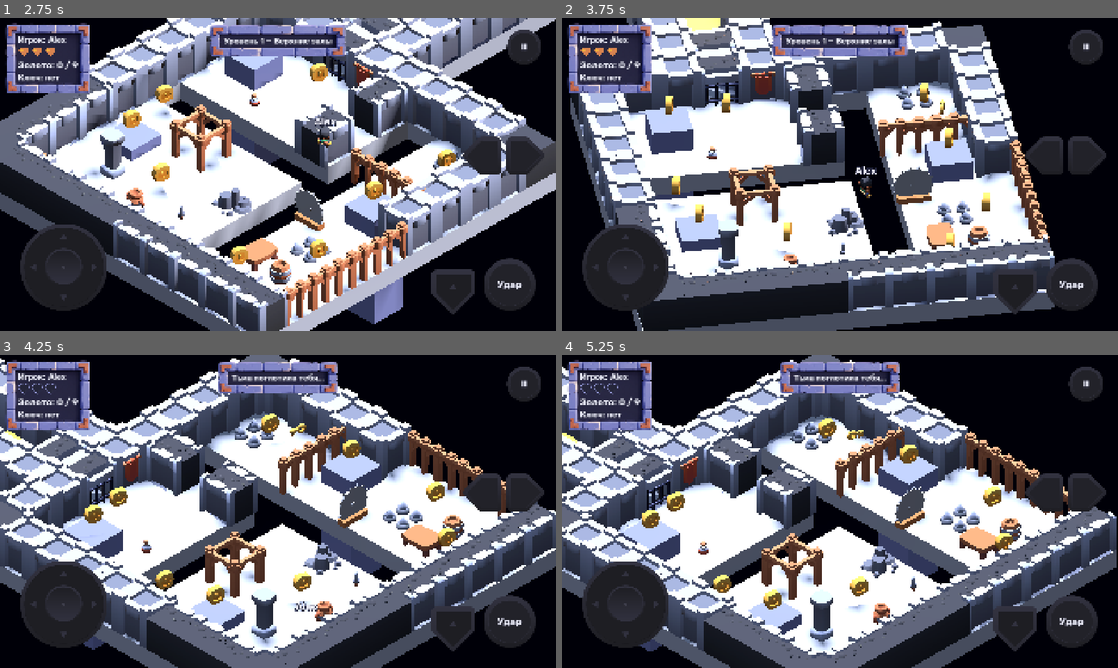
Above: before the commit, frames 1-4 (two rows, left to right).
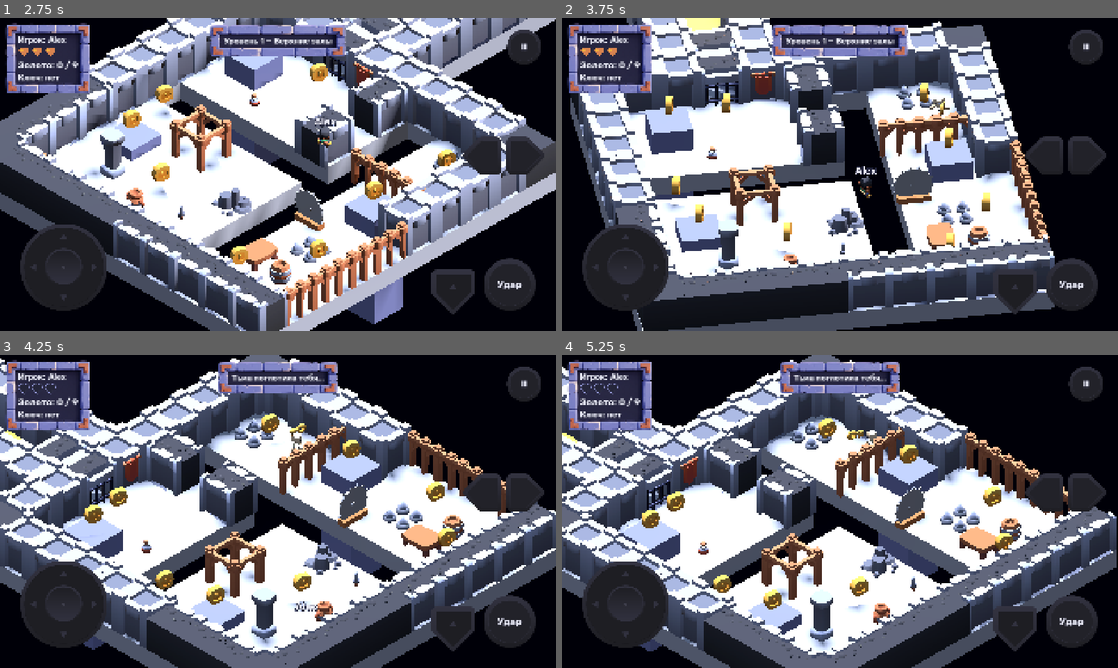
Above: after the commit, the same moments.

Repository: farikgg/godot_assignment
Game: Godot game, scene res://scenes/main_menu.tscn
Two runs of this game, one before a commit and one after it. Both use one fixed random seed, a clock stepped at 60 frames per second and the inputs below.
Inputs (mouse positions are in pixels of both pictures, inside the frame that each line leads up to):
- Up to frame 1 (2.75 s): click (278, 177) at 0.52 s; type "Alex" at 0.6 s; click "Спуститься" at 1.25 s; move the mouse to (400, 158) at 2.02 s; hold D (move_right) from 2.03 s (still down); hold J (attack) from 2.03 s (still down); click (400, 158) at 2.17 s; tap Space (jump) at 2.27 s
- Up to frame 2 (3.75 s): release D (move_right) at 2.75 s; release J (attack) at 2.75 s; drag from (728, 190) to (812, 237) at 2.77 s; move the mouse to (895, 105) at 3.52 s; hold D (move_right) from 3.53 s (still down); hold Q (camera_left) from 3.53 s (still down)
- Up to frame 3 (4.25 s): keep holding D (move_right); keep holding Q (camera_left); tap J (attack) at 3.8 s
- Up to frame 4 (5.25 s): release D (move_right) at 4.25 s; release Q (camera_left) at 4.25 s; drag from (812, 574) to (673, 464) at 4.27 s; move the mouse to (1006, 558) at 5.02 s; hold A (move_left) from 5.03 s (still down); hold J (attack) from 5.03 s (still down)

Frame 1 is identical in both runs. In frame 2, less than 0.1% of the frame differs, in the area x 66-70%, y 25-32%; in frame 3, less than 0.1%, in the area x 52-56%, y 24-31%; in frame 4, less than 0.1%.

Commit message:
Midterm 2A: Minion with EnemyData (skeleton, zombie, vampire) on levels 1 and 2
Co-Authored-By: Claude Opus 5.5 <noreply@anthropic.com>

Diff:
--- /dev/null
+++ b/resources/enemies/skeleton.tres
@@ -0,0 +1,19 @@
+[gd_resource type="Resource" script_class="EnemyData" format=3]
+
+[ext_resource type="Script" path="res://scripts/data/enemy_data.gd" id="1_script"]
+[ext_resource type="PackedScene" path="res://assets/Map/character-skeleton.glb" id="2_model"]
+
+[resource]
+script = ExtResource("1_script")
+display_name = "Скелет"
+model = ExtResource("2_model")
+model_scale = 1.4
+max_hp = 2
+walk_speed = 1.6
+run_speed = 3.2
+sight_radius = 6.0
+lose_radius = 9.0
+attack_range = 1.0
+attack_damage = 1
+attack_windup = 0.5
+attack_cooldown = 1.0
--- /dev/null
+++ b/resources/enemies/vampire.tres
@@ -0,0 +1,19 @@
+[gd_resource type="Resource" script_class="EnemyData" format=3]
+
+[ext_resource type="Script" path="res://scripts/data/enemy_data.gd" id="1_script"]
+[ext_resource type="PackedScene" path="res://assets/Map/character-vampire.glb" id="2_model"]
+
+[resource]
+script = ExtResource("1_script")
+display_name = "Вампир"
+model = ExtResource("2_model")
+model_scale = 1.4
+max_hp = 1
+walk_speed = 2.2
+run_speed = 4.2
+sight_radius = 9.0
+lose_radius = 12.0
+attack_range = 1.0
+attack_damage = 1
+attack_windup = 0.35
+attack_cooldown = 0.9
--- /dev/null
+++ b/resources/enemies/zombie.tres
@@ -0,0 +1,19 @@
+[gd_resource type="Resource" script_class="EnemyData" format=3]
+
+[ext_resource type="Script" path="res://scripts/data/enemy_data.gd" id="1_script"]
+[ext_resource type="PackedScene" path="res://assets/Map/character-zombie.glb" id="2_model"]
+
+[resource]
+script = ExtResource("1_script")
+display_name = "Зомби"
+model = ExtResource("2_model")
+model_scale = 1.4
+max_hp = 3
+walk_speed = 1.0
+run_speed = 1.8
+sight_radius = 5.0
+lose_radius = 8.0
+attack_range = 1.0
+attack_damage = 1
+attack_windup = 0.7
+attack_cooldown = 1.4
--- /dev/null
+++ b/scenes/enemies/minion.tscn
@@ -0,0 +1,26 @@
+[gd_scene format=3]
+
+[ext_resource type="Script" path="res://scripts/enemies/minion.gd" id="1_script"]
+[ext_resource type="Script" path="res://scripts/health.gd" id="2_health"]
+[ext_resource type="Resource" path="res://resources/enemies/skeleton.tres" id="3_data"]
+
+[sub_resource type="CapsuleShape3D" id="CapsuleShape3D_body"]
+radius = 0.3
+height = 1.1
+
+[node name="Minion" type="CharacterBody3D"]
+script = ExtResource("1_script")
+data = ExtResource("3_data")
+
+[node name="CollisionShape3D" type="CollisionShape3D" parent="."]
+transform = Transform3D(1, 0, 0, 0, 1, 0, 0, 0, 1, 0, 0.55, 0)
+shape = SubResource("CapsuleShape3D_body")
+
+[node name="Visual" type="Node3D" parent="."]
+
+[node name="Health" type="Node" parent="."]
+script = ExtResource("2_health")
+max_hp = 2
+invincible_time = 0.3
+blink_interval = 0.06
+blink_target = NodePath("../Visual")
--- a/scenes/levels/level_1.tscn
+++ b/scenes/levels/level_1.tscn
@@ -34,6 +34,8 @@
 [ext_resource type="PackedScene" path="res://scenes/props/platform_block.tscn" id="t_block"]
 [ext_resource type="PackedScene" path="res://scenes/props/kill_zone.tscn" id="t_kill"]
 [ext_resource type="PackedScene" path="res://scenes/pickups/potion_pickup.tscn" id="t_potion"]
+[ext_resource type="PackedScene" path="res://scenes/enemies/minion.tscn" id="minion"]
+[ext_resource type="Resource" path="res://resources/enemies/skeleton.tres" id="data_skeleton"]
 
 [node name="Main" type="Node3D" unique_id=1563209637]
 script = ExtResource("1_0cso3")
@@ -290,6 +292,11 @@
 
 [node name="Saw" parent="Enemies" unique_id=1584203317 instance=ExtResource("j_saw")]
 transform = Transform3D(1, 0, 0, 0, 1, 0, 0, 0, 1, 4.66895, 0.1, 1.33)
+[node name="Skeleton" parent="Enemies" instance=ExtResource("minion")]
+transform = Transform3D(1, 0, 0, 0, 1, 0, 0, 0, 1, 7.8, 0.1, -3.6)
+data = ExtResource("data_skeleton")
+patrol_offset = Vector3(0, 0, -3.0)
+
 
 [node name="SwordPickup" parent="." unique_id=1771300090 instance=ExtResource("s_sword_pickup")]
 transform = Transform3D(1, 0, 0, 0, 1, 0, 0, 0, 1, 0.45283628, 0.8, 5.7723536)
--- a/scenes/levels/level_2.tscn
+++ b/scenes/levels/level_2.tscn
@@ -29,6 +29,10 @@
 [ext_resource type="PackedScene" path="res://scenes/ui/touch_controls.tscn" id="touch"]
 [ext_resource type="PackedScene" path="res://scenes/systems/camera_rig.tscn" id="camera"]
 [ext_resource type="PackedScene" path="res://scenes/ui/pause_menu.tscn" id="pause"]
+[ext_resource type="PackedScene" path="res://scenes/enemies/minion.tscn" id="minion"]
+[ext_resource type="Resource" path="res://resources/enemies/skeleton.tres" id="data_skeleton"]
+[ext_resource type="Resource" path="res://resources/enemies/vampire.tres" id="data_vampire"]
+[ext_resource type="Resource" path="res://resources/enemies/zombie.tres" id="data_zombie"]
 
 [node name="Main" type="Node3D"]
 script = ExtResource("level")
@@ -110,6 +114,21 @@
 
 [node name="SawPatrol" parent="Enemies" instance=ExtResource("saw_patrol")]
 transform = Transform3D(1, 0, 0, 0, 1, 0, -0, 0, 1, 7.4, 0.1, 0.5)
+[node name="Skeleton" parent="Enemies" instance=ExtResource("minion")]
+transform = Transform3D(1, 0, 0, 0, 1, 0, 0, 0, 1, 12.5, 0.1, -1.5)
+data = ExtResource("data_skeleton")
+patrol_offset = Vector3(0, 0, 3.0)
+
+[node name="Zombie" parent="Enemies" instance=ExtResource("minion")]
+transform = Transform3D(1, 0, 0, 0, 1, 0, 0, 0, 1, 22.5, 0.1, 1.5)
+data = ExtResource("data_zombie")
+patrol_offset = Vector3(5.0, 0, 0)
+
+[node name="Vampire" parent="Enemies" instance=ExtResource("minion")]
+transform = Transform3D(1, 0, 0, 0, 1, 0, 0, 0, 1, 39.5, 0.1, 1.0)
+data = ExtResource("data_vampire")
+patrol_offset = Vector3(-4.0, 0, 0)
+
 
 [node name="Spawner" parent="." instance=ExtResource("spawner_cave_in")]
 transform = Transform3D(1, 0, 0, 0, 1, 0, -0, 0, 1, 25.2, 0, 4)
--- /dev/null
+++ b/scripts/data/enemy_data.gd
@@ -0,0 +1,27 @@
+class_name EnemyData
+extends Resource
+## Stats and model of one kind of rank-and-file enemy (skeleton, zombie, vampire…).
+
+@export var display_name: String
+@export var model: PackedScene
+## Uniform scale of the model inside the enemy's Visual node.
+@export var model_scale: float = 1.4
+@export var max_hp: int = 2
+
+@export_group("Movement")
+@export var walk_speed: float = 1.5
+@export var run_speed: float = 3.0
+
+@export_group("Senses")
+## Starts the chase when the hero is this close and in plain view.
+@export var sight_radius: float = 6.0
+## Gives up and returns to patrol when the hero is farther than this.
+@export var lose_radius: float = 9.0
+
+@export_group("Attack")
+@export var attack_range: float = 1.0
+@export var attack_damage: int = 1
+## Wind-up before the blow lands, seconds (the attack clip is slowed to match).
+@export var attack_windup: float = 0.5
+## Pause after the blow before the next decision, seconds.
+@export var attack_cooldown: float = 1.0
--- /dev/null
+++ b/scripts/enemies/minion.gd
@@ -0,0 +1,179 @@
+class_name Minion
+extends Enemy
+## Rank-and-file enemy driven by EnemyData. PATROL between two points → CHASE once the hero is
+## within sight_radius and in plain view → ATTACK in attack_range (wind-up, blow, cooldown) →
+## back to PATROL beyond lose_radius. Never walks off a ledge: with no floor ahead it stands still.
+
+enum State { PATROL, CHASE, ATTACK, DEAD }
+
+@export var data: EnemyData
+## Second patrol point relative to the start position (the first one is the start).
+@export var patrol_offset: Vector3 = Vector3(4.0, 0.0, 0.0)
+@export_file("*.ogg", "*.wav") var alert_sound_path: String = ""
+## How far ahead the ledge probe looks, and how deep a step down still counts as floor.
+@export var ledge_probe_distance: float = 0.5
+@export var max_step_down: float = 0.6
+## Patrol turns back after making no headway for this long (a crate or a wall in the way).
+@export var stuck_time: float = 1.0
+
+var state: State = State.PATROL
+var _home: Vector3
+var _patrol_index: int = 1
+var _timer: Timer
+var _struck: bool = false
+var _stuck_left: float = 0.0
+var _alert: AudioStream
+
+func _ready() -> void:
+	if data == null:
+		push_error("Minion %s: no EnemyData, using defaults" % name)
+		data = EnemyData.new()
+	_build_model()
+	health.max_hp = data.max_hp
+	health.current = data.max_hp
+	super._ready()
+	_home = global_position
+	_alert = Sfx.load_stream(alert_sound_path)
+	_timer = Timer.new()
+	_timer.one_shot = true
+	_timer.timeout.connect(_on_timer)
+	add_child(_timer)
+	_change_state(State.PATROL)
+
+func patrol_point(index: int) -> Vector3:
+	return _home if index == 0 else _home + patrol_offset
+
+func _build_model() -> void:
+	if data.model == null:
+		push_error("Minion %s: EnemyData has no model" % name)
+		return
+	var model: Node3D = data.model.instantiate() as Node3D
+	model.name = "Model"
+	visual.add_child(model)
+	visual.scale = Vector3.ONE * data.model_scale
+
+func _think(delta: float) -> void:
+	var hero: Node3D = get_live_hero()
+	desired_velocity = Vector3.ZERO
+	match state:
+		State.PATROL:
+			if hero != null and can_see(hero):
+				_change_state(State.CHASE)
+				return
+			var to_goal: Vector3 = patrol_point(_patrol_index) - global_position
+			to_goal.y = 0.0
+			if to_goal.length() < 0.3:
+				_turn_back()
+			else:
+				desired_velocity = to_goal.normalized() * data.walk_speed
+		State.CHASE:
+			if hero == null or flat_distance_to(hero.global_position) > data.lose_radius:
+				_change_state(State.PATROL)
+				return
+			if flat_distance_to(hero.global_position) <= data.attack_range:
+				_change_state(State.ATTACK)
+				return
+			var to_hero: Vector3 = hero.global_position - global_position
+			to_hero.y = 0.0
+			desired_velocity = to_hero.normalized() * data.run_speed
+		State.ATTACK:
+			if hero != null:
+				face_towards(hero.global_position, delta)
+	if desired_velocity != Vector3.ZERO and not has_floor_ahead(desired_velocity):
+		desired_velocity = Vector3.ZERO
+		if state == State.PATROL:
+			_turn_back()
+	_check_stuck(delta)
+	_play_move_anim()
+
+func _change_state(next: State) -> void:
+	state = next
+	_timer.stop()
+	_stuck_left = stuck_time
+	match next:
+		State.CHASE:
+			Sfx.play(_alert, self)
+		State.ATTACK:
+			_struck = false
+			# slow or speed the clip so its swing lands at the end of the wind-up
+			var length: float = anim_length(anim_attack)
+			var speed: float = clampf(length * 0.5 / maxf(data.attack_windup, 0.05), 0.3, 2.0) if length > 0.0 else 1.0
+			restart_anim(anim_attack, speed)
+			_timer.start(data.attack_windup)
+
+func _on_timer() -> void:
+	if state != State.ATTACK:
+		return
+	if not _struck:
+		_struck = true
+		_strike()
+		_timer.start(data.attack_cooldown)
+	else:
+		_change_state(State.CHASE)
+
+# the blow lands only if the hero is still in reach when the wind-up ends
+func _strike() -> void:
+	var hero: Node3D = get_live_hero()
+	if hero == null:
+		return
+	if flat_distance_to(hero.global_position) > data.attack_range + 0.4:
+		return
+	if absf(hero.global_position.y - global_position.y) > 1.2:
+		return
+	var hero_health: Health = hero.get_node_or_null("Health") as Health
+	if hero_health != null:
+		hero_health.take_damage(data.attack_damage)
+
+## True when the hero is within sight_radius and nothing solid stands between the eyes and them.
+func can_see(hero: Node3D) -> bool:
+	if flat_distance_to(hero.global_position) > data.sight_radius:
+		return false
+	if absf(hero.global_position.y - global_position.y) > 3.0:
+		return false
+	var eyes: Vector3 = global_position + Vector3.UP * 0.9
+	var query := PhysicsRayQueryParameters3D.create(eyes, hero.global_position + Vector3.UP * 0.7)
+	query.exclude = [get_rid(), (hero as CollisionObject3D).get_rid()]
+	return get_world_3d().direct_space_state.intersect_ray(query).is_empty()
+
+## Probes the floor a little ahead along `direction`; false over a pit or a deep drop.
+func has_floor_ahead(direction: Vector3) -> bool:
+	var flat := Vector3(direction.x, 0.0, direction.z)
+	if flat.length_squared() < 0.0001:
+		return true
+	var from: Vector3 = global_position + flat.normalized() * ledge_probe_distance + Vector3.UP * 0.3
+	var query := PhysicsRayQueryParameters3D.create(from, from + Vector3.DOWN * (0.3 + max_step_down))
+	var exclude: Array[RID] = [get_rid()]
+	var hero: Node3D = get_hero()
+	if hero != null:
+		exclude.append((hero as CollisionObject3D).get_rid())
+	query.exclude = exclude
+	return not get_world_3d().direct_space_state.intersect_ray(query).is_empty()
+
+func _turn_back() -> void:
+	_patrol_index = 1 - _patrol_index
+	_stuck_left = stuck_time
+
+func _check_stuck(delta: float) -> void:
+	if state != State.PATROL or desired_velocity == Vector3.ZERO:
+		_stuck_left = stuck_time
+		return
+	var moved: float = Vector2(get_real_velocity().x, get_real_velocity().z).length()
+	if moved > desired_velocity.length() * 0.3:
+		_stuck_left = stuck_time
+		return
+	_stuck_left -= delta
+	if _stuck_left <= 0.0:
+		_turn_back()
+
+func _play_move_anim() -> void:
+	if state == State.ATTACK:
+		return
+	if desired_velocity.length() < 0.05:
+		play_anim(anim_idle)
+	elif state == State.CHASE:
+		play_anim(anim_run)
+	else:
+		play_anim(anim_walk)
+
+func _on_died() -> void:
+	_change_state(State.DEAD)
Not shown, added: scripts/data/enemy_data.gd.uid
Not shown, added: scripts/enemies/minion.gd.uid
